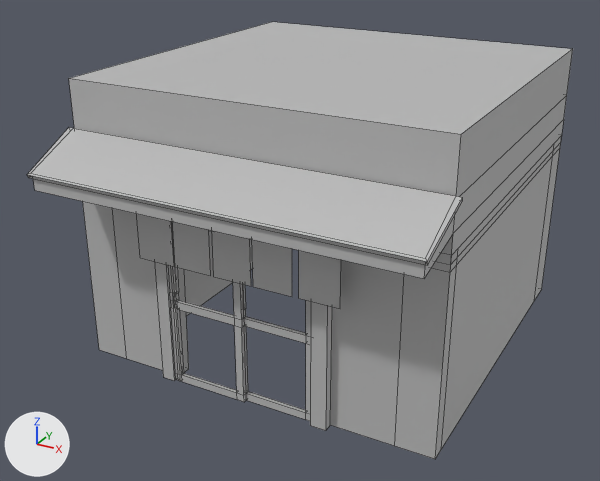
An edit to the FBX model models/shop2.fbx, drawn before and after from the same camera.
One viewpoint serves both versions: a 50 mm camera at (37.2, -75.6, 46.8) aimed at (-1.6, -5.1, 11.5). Every picture has the same lights, and +X, +Y and +Z are marked at lower left. Mesh edges are drawn as thin lines. Where no turn or scale is listed for an object, it has been applied to the vertices.
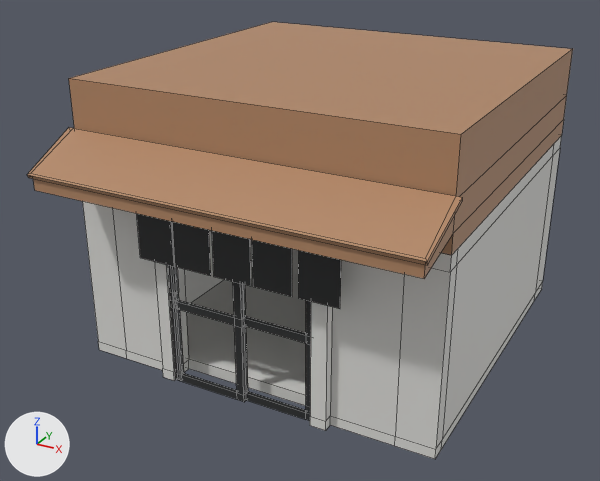
What differs and where, as boxes [x1, y1, x2, y2] in the pictures (600 x 481 px):
'pCube11', recoloured (grey to brown)
    both: [27, 22, 573, 279]
'pPlane6', recoloured (grey to black)
    both: [137, 214, 341, 309]
'polySurface13', recoloured
    both: [168, 221, 311, 421]
part 1 of me_mesh_001, built on
    both: [83, 148, 560, 459]
part 2 of me_mesh_001, recoloured
    both: [432, 137, 561, 272]

The edits, one by one:
Material 'windowframe_darkgrey' (mat_windowframe_darkgrey) is new.
Its base color is (0.0241, 0.0258, 0.0267) (black #2b2d2d).
Material 'light_wood' (mat_light_wood) is new.
Its base color is (0.451, 0.245, 0.133) (brown #b38866).
Material 'grey1' (mat_grey1) is new.
Its base color is (0.734, 0.728, 0.701) (light grey #dededa).
me_mesh_002 has 32 vertices, 29 faces and spans x -16.9..22.4, y -20.4..23.3, z -1.3..9.2.
me_mesh_002 no longer uses material mat_lambert1 (grey #bcbcbc).
me_mesh_002 now uses material mat_light_wood (brown #b38866).
me_mesh_001 is used by ob_polysurface2; location (0.0, -4.07, 0.0).
me_mesh_001 had 98 vertices, 82 faces and spanned x -19.1..19.1, y -15.0..23.3, z 0.0..21.4.
me_mesh_001 now has 132 vertices, 118 faces and spans x -19.1..19.1, y -15.0..23.3, z 0.0..21.4.
Part 1, on me_mesh_001:
34 faces are deleted.
27 new vertices lie (0.0, 0.0, 1.1) away from vertices in x -19.1..19.1, y -15.0..23.3, z 0.0.
7 new vertices lie (0.0, 0.0, -20.1) away from vertices in x -15.3..15.3, y -12.5..19.8, z 21.4.
70 new faces join them.
me_mesh_001 part 2: 48 faces spanning x -19.1..19.1, y -15.0..23.3, z 0.0..21.4 switch from mat_lambert1 (grey #bcbcbc) to mat_grey1 (light grey #dededa).
me_mesh_003 has 56 vertices, 39 faces and spans x -14.0..14.0, y -0.1..0.1, z -4.5..4.5.
me_mesh_003 no longer uses material mat_lambert1 (grey #bcbcbc).
me_mesh_003 now uses material mat_windowframe_darkgrey (black #2b2d2d).
me_mesh has 180 vertices, 176 faces and spans x -7.8..7.8, y -0.4..0.4, z -9.1..9.1.
me_mesh no longer uses material mat_lambert1 (grey #bcbcbc).
me_mesh now uses material mat_windowframe_darkgrey (black #2b2d2d).
